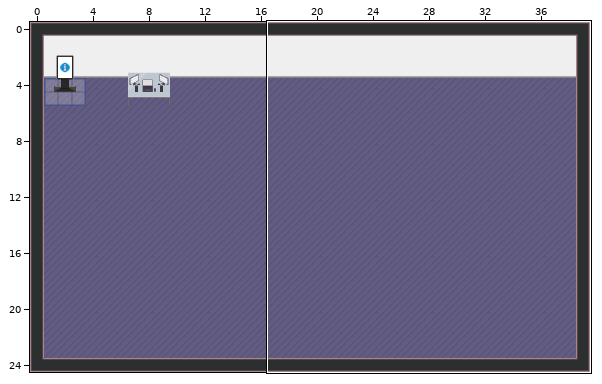
Two states of a Tiled map (JSON), map.tmj. The picture above shows the old version from afar; the outline marks the close-up.
Close-up. The starting point:
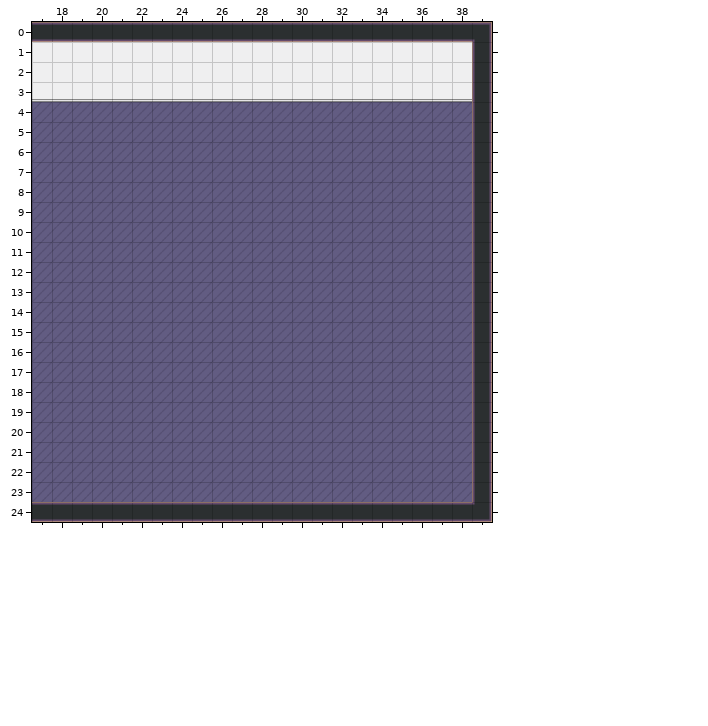
Cells are 32x32 px. Shown: x 17..39, y 0..24. The commit also changed other parts of the map, which this record leaves out.
Once edited:
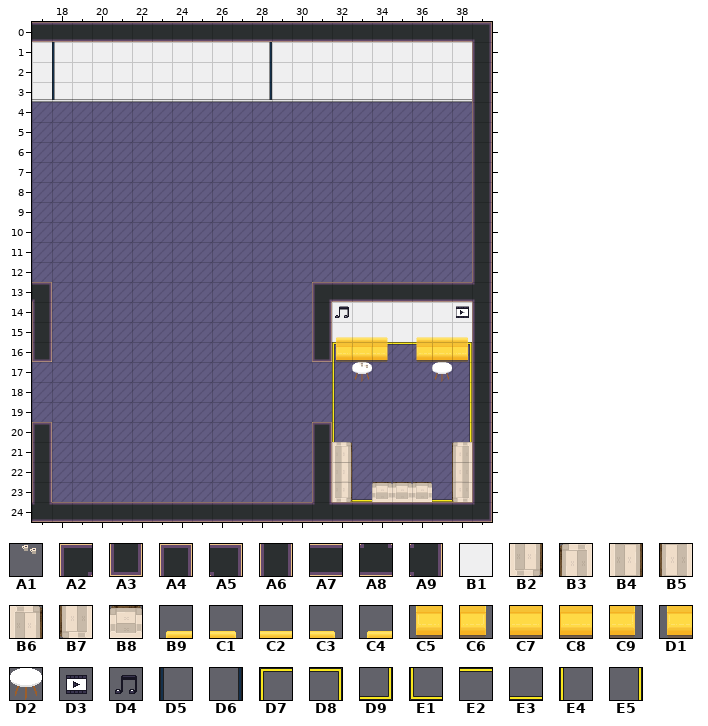
Key: from "WA_Miscellaneous": A1 58 flipped left-right; from "WA_Room_Builder": A2 28, A3 58 turned 270, A4 59 turned 270, A5 99, A6 102, A7 104, A8 110, A9 110 turned 270, B1 203; from "WA_Seats": B2 20 turned 270, B3 20 turned 90, B4 21 turned 270, B5 21 turned 90, B6 22 turned 270, B7 22 turned 90, B8 46 turned 180, B9 55, C1 55 flipped left-right, C2 56, C3 57, C4 57 flipped left-right, C5 68, C6 68 flipped left-right, C7 69, C8 69 flipped left-right, C9 70, D1 70 flipped left-right; from "WA_Tables": D2 131; from "WA_User_Interface": D3 15, D4 16, D5 115, D6 116, D7 213, D8 214, D9 215, E1 216, E2 217, E3 218, E4 219, E5 220.
__ is an empty cell.
Tiles of an added or newly shown layer are drawn over the layers below it.
Change:
Layer "floor/floor_border" (added):
y 16: x 32 __ -> D7; x 34..36 __ __ __ -> E2 E2 E2; x 38 __ -> D8
y 17..21: x 32 __ -> E4; x 38 __ -> E5
y 23: x 32..38 __ __ __ __ __ __ __ -> E1 E3 E3 E3 E3 E3 D9
Layer "walls/base_wall":
y 13: x 17 __ -> A5; x 31..39 __ __ __ __ __ __ __ __ A6 -> A2 A7 A7 A7 A7 A7 A7 A7 A9
y 14..15: x 17 __ -> A6; x 31..38 __ __ __ __ __ __ __ __ -> A6 B1 B1 B1 B1 B1 B1 B1
y 16: x 31 __ -> A3
y 20: x 31 __ -> A4
y 21..23: x 17 __ -> A6; x 31 __ -> A6
y 24: x 17 A7 -> A8; x 31 A7 -> A8
Layer "walls/wallSeparator" (added):
y 1..3: x 18 __ -> D5; x 28 __ -> D6
Layer "walls/walls2":
y 14: x 32 __ -> D4; x 38 __ -> D3
Layer "furnitures/chillFurnituresGroup/chillSea" (added):
y 15: x 32..34 __ __ __ -> B9 C2 C3; x 36..38 __ __ __ -> C4 C2 C1
y 16: x 32..34 __ __ __ -> C5 C7 C9; x 36..38 __ __ __ -> D1 C8 C6
y 21: x 32 __ -> B6; x 38 __ -> B3
y 22: x 32 __ -> B4; x 38 __ -> B5
y 23: x 32 __ -> B2; x 34..36 __ __ __ -> B8 B8 B8; x 38 __ -> B7
Layer "furnitures/chillFurnituresGroup/chillTab" (added):
y 17: x 33 __ -> D2; x 37 __ -> D2
Layer "furnitures/meetingFurnituresGroup/meetin" (added):
y 17: x 33 __ -> A1
Layer "above/door_above":
y 16: x 17 __ -> A3
y 20: x 17 __ -> A4
Boxes around the changes in both close-ups, in picture pixels (x1, y1, x2, y2):
added: (52, 42, 55, 100)
added: (269, 42, 272, 100)
added: (32, 282, 52, 362)
changed: (312, 282, 475, 505)
changed: (32, 422, 52, 505)
